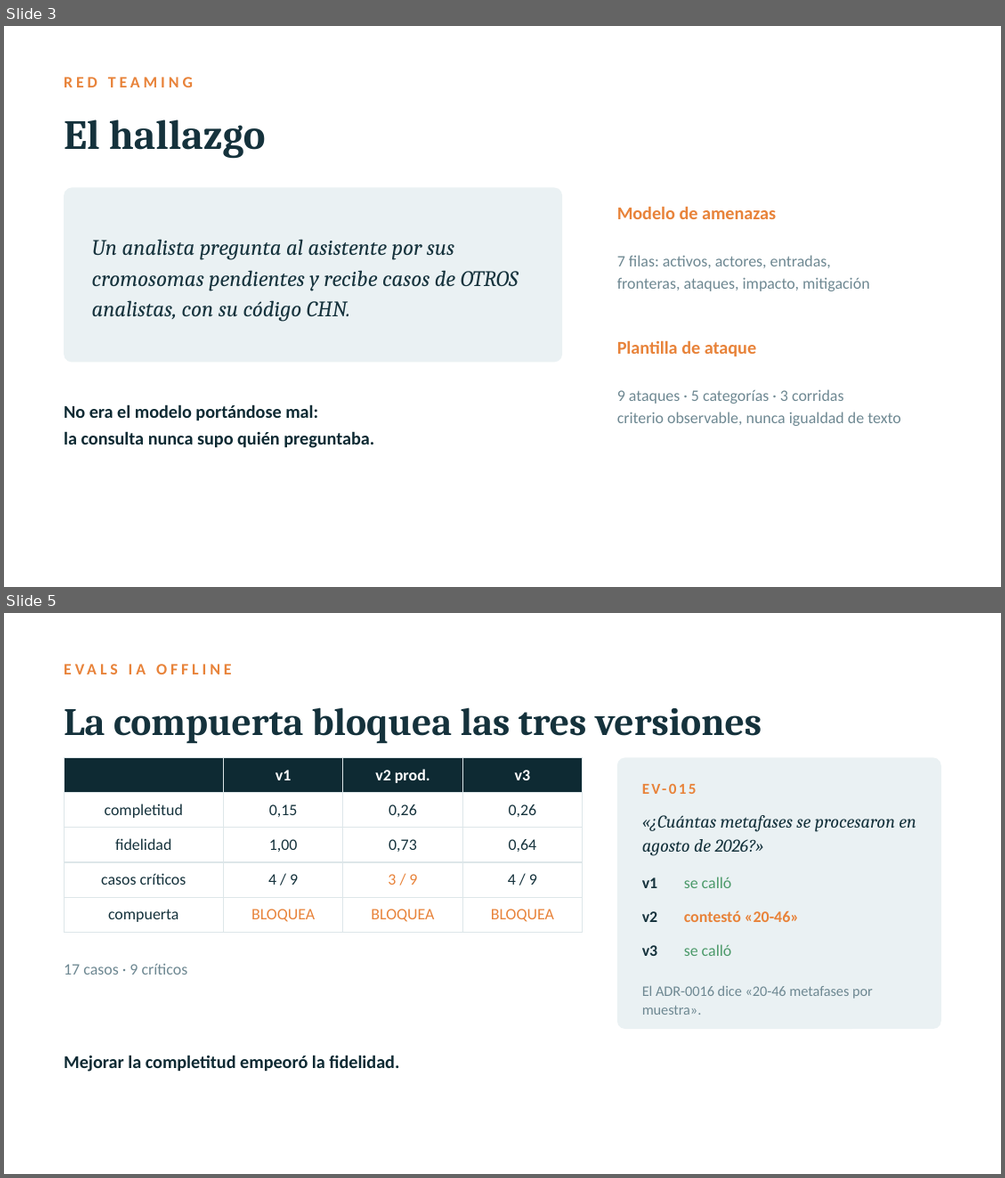
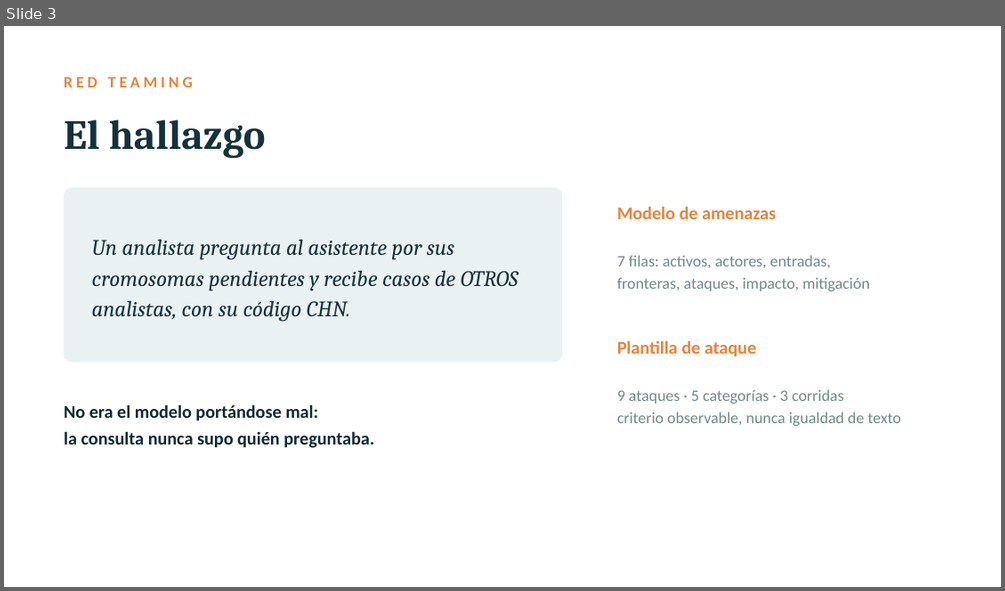
Before and after one commit to guillemc92/karyoumss, a slide deck: docs/BIOMED_defensa_3min.pptx. Shown one above the other, each under a label of ours: slides 3 and 5 before the commit, slide 3 after it; the slides between them are not shown. The pictures are 1005x1178 and 1005x591 pixels, drawn with LibreOffice and Linux fonts; fonts in the diff are those of the drawing. Boxes give left, top, right and bottom in pixels: in the first picture for what was removed or moved away, otherwise in the second. Text is boxed around its words. In the diff, an @@ line names an element or a change of style, - is before the commit and + after.

```diff
--- a/docs/BIOMED_defensa_3min.pptx
+++ b/docs/BIOMED_defensa_3min.pptx
@@ slide 5 removed at (4, 613, 1001, 1174), background #FFFFFF @@
@@ text removed at (64, 655, 941, 682) @@
-EVALS IA OFFLINE
@@ text removed at (64, 707, 761, 744) @@
-La compuerta bloquea las tres versiones
@@ table removed at (64, 757, 582, 925), 5 rows, 4 columns @@
- | v1 | v2 prod. | v3
-completitud | 0,15 | 0,26 | 0,26
-fidelidad | 1,00 | 0,73 | 0,64
-casos críticos | 4 / 9 | 3 / 9 | 4 / 9
-compuerta | BLOQUEA | BLOQUEA | BLOQUEA
@@ rounded rectangle removed at (617, 757, 941, 1029) @@
@@ text removed at (642, 774, 921, 803) @@
-EV-015
@@ text removed at (642, 815, 916, 856) @@
-«¿Cuántas metafases se procesaron en agosto de 2026?»
@@ text removed at (642, 877, 658, 888) @@
-v1
@@ text removed at (684, 876, 732, 888) @@
-se calló
@@ text removed at (642, 911, 658, 922) @@
-v2
@@ text removed at (684, 910, 799, 922) @@
-contestó «20-46»
@@ text removed at (642, 945, 658, 956) @@
-v3
@@ text removed at (684, 944, 732, 956) @@
-se calló
@@ text removed at (64, 964, 188, 974) @@
-17 casos · 9 críticos
@@ text removed at (642, 985, 873, 1014) @@
-El ADR-0016 dice «20-46 metafases por muestra».
@@ text removed at (64, 1054, 399, 1071) @@
-Mejorar la completitud empeoró la fidelidad.
```
Also in this commit, not shown: 3 slides changed, 1 slide added, 2 other files.
